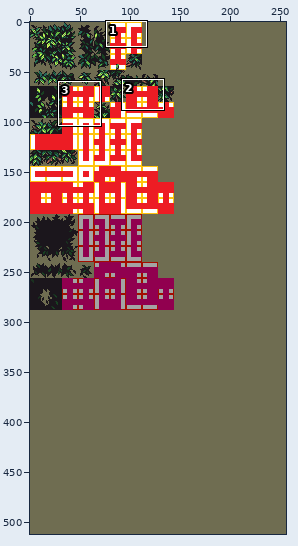
Sprite sheet: images/tiles/forest-leaves.png. Above, an overview of the earlier version with the close-up marked.
Close-up. Before the edit:
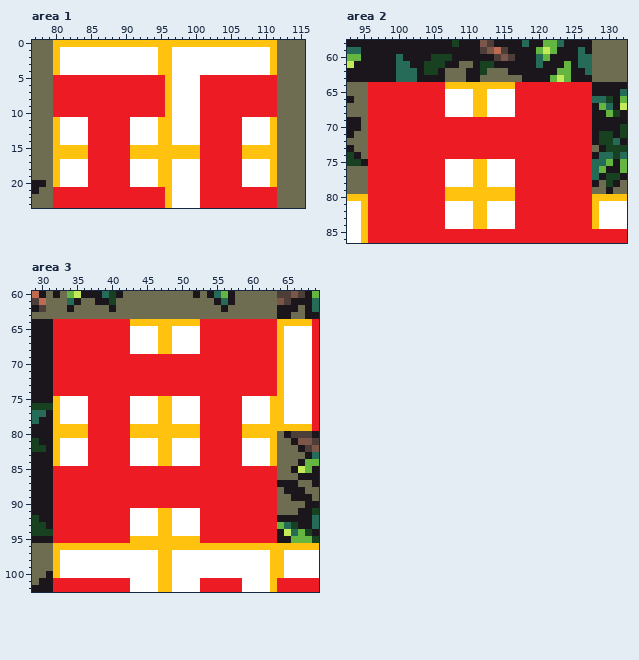
The file is 256x512 pixels. Shown: area 1: x 77..115, y 0..23; area 2: x 93..132, y 58..86; area 3: x 29..69, y 60..102.
And afterwards:
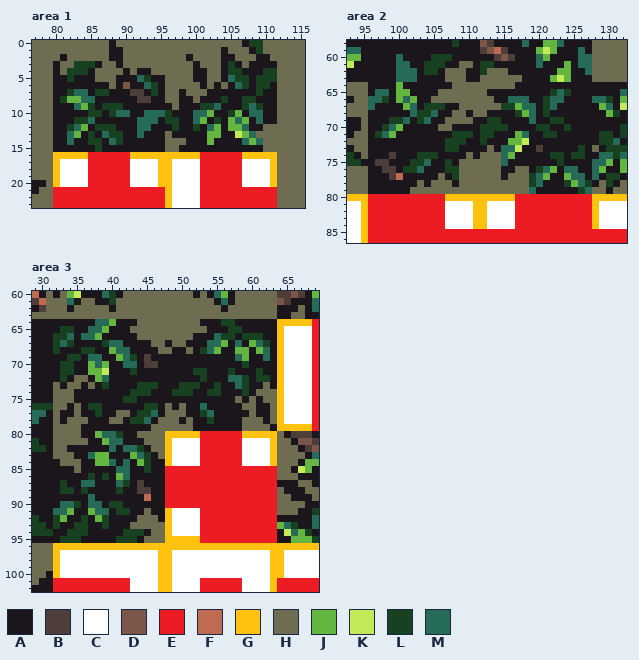
Palette (. is transparent): A #1b161c  B #4d3e3a  C #ffffff  D #7d564a  E #ed1c24  F #bf6b52  G #ffc20e  H #6f6d51  J #65b641  K #c3ea59  L #184122  M #256b58
Author's note on the commit: Further updates to the forest canopy tiles.
Edits made:
Area 1:
y 0: x 80..111 GGGGGGGGGGGGGGGGGGGGGGGGGGGGGGGG -> HHHHHHHHAHHHHHHHHHHHHHHHHHHALLHH
y 1: x 80..111 GCCCCCCCCCCCCCCGGCCCCCCCCCCCCCCG -> HHHHHHHHAAHHHHHHHHHHHHHHAHHHALHH
y 2: x 80..111 GCCCCCCCCCCCCCCGGCCCCCCCCCCCCCCG -> HAHHHHHHAAHHHHHHHHHAHHHHAAHHHAAH
y 3: x 80..111 GCCCCCCCCCCCCCCGGCCCCCCCCCCCCCCG -> AHHLLLAHHAHHHHHHHHHHAHHHALAHAAAA
y 4: x 80..111 GCCCCCCCCCCCCCCGGCCCCCCCCCCCCCCG -> AHLLLAHHHHAHAAHHHHHHAAHHALLAAALL
y 5: x 80..111 EEEEEEEEEEEEEEEEGCCCCEEEEEEEEEEE -> AALAAAHHHAAAMLAAHHHHAAHHAMLLALLL
y 6: x 80..111 EEEEEEEEEEEEEEEEGCCCCEEEEEEEEEEE -> AAAAAAAAHADAAMLAHHHHHAHAHAMLALLA
y 7: x 80..111 EEEEEEEEEEEEEEEEGCCCCEEEEEEEEEEE -> AALMMALLAAABBALAHHAHHHAAAAAAALAA
y 8: x 80..111 EEEEEEEEEEEEEEEEGCCCCEEEEEEEEEEE -> ALJJMMAAAAAABBAAHHAAHAAALAALLAAA
y 9: x 80..111 EEEEEEEEEEEEEEEEGCCCCEEEEEEEEEEE -> AAAMJLALLLAAAAAAAHAAALLMAAALMLAA
y 10: x 80..111 EEEEEEEEEEEEEEEEGCCCCEEEEEEEEEEE -> AAAAALLALMMAAMMMLAAAMMJAALJAMMAA
y 11: x 80..111 GCCCCEEEEEECCCCGGCCCCEEEEEECCCCG -> AAALLMAAAAAAMMMALLAAMJALAJMJAMAA
y 12: x 80..111 GCCCCEEEEEECCCCGGCCCCEEEEEECCCCG -> AALMJALLLAAAMMAAALAALAMJAJJMAAHH
y 13: x 80..111 GCCCCEEEEEECCCCGGCCCCEEEEEECCCCG -> AAMJALAMLLAAMAAAHAAAAAJJAAKJMHHH
y 14: x 80..111 GCCCCEEEEEECCCCGGCCCCEEEEEECCCCG -> AAMAALLAMLAAAAAAHHHAAAJAAAAMJMHH
y 15: x 80..111 GGGGGEEEEEEGGGGGGGGGGEEEEEEGGGGG -> AAAAAALAAAAAAAAAHHAAAAAAAAAAAAHH
Area 2:
y 64: x 96..127 EEEEEEEEEEEGGGGGGGGGGEEEEEEEEEEE -> AAAAJAAAAAAAHHHHHHHHHAAAAAAAAAAA
y 65: x 96..127 EEEEEEEEEEECCCCGGCCCCEEEEEEEEEEE -> AMMAJJAAAAHHHHHHHAAAAAAAAALMLAAA
y 66: x 96..127 EEEEEEEEEEECCCCGGCCCCEEEEEEEEEEE -> MMLAJMJAAHHHHHHHHHAAMMMAALMMAAAA
y 67: x 96..127 EEEEEEEEEEECCCCGGCCCCEEEEEEEEEEE -> MAAAAJMALLLAAHHHHHHLLJMMALMAAAAA
y 68: x 96..127 EEEEEEEEEEECCCCGGCCCCEEEEEEEEEEE -> AAAAAAMLLMAAHHAHHAAAALJMALAAAAAA
y 69: x 96..127 EEEEEEEEEEEEEEEEEEEEEEEEEEEEEEEE -> AAALLMALMAAHHHHAALLAAAAMAALLAAAA
y 70: x 96..127 EEEEEEEEEEEEEEEEEEEEEEEEEEEEEEEE -> AALMJAAAAAHHAAAALLLLAAAALLAALAAA
y 71: x 96..127 EEEEEEEEEEEEEEEEEEEEEEEEEEEEEEEE -> ALMJAAAAAAAALLLALLAAAJMAALLAAAAA
y 72: x 96..127 EEEEEEEEEEEEEEEEEEEEEEEEEEEEEEEE -> AAAAAAAAAAALLLAALAAAJJKAAAAAAAAA
y 73: x 96..127 EEEEEEEEEEEEEEEEEEEEEEEEEEEEEEEE -> AAAAAAAAAAALLAAAAHAMMKAABAAAAALA
y 74: x 96..127 EEEEEEEEEEEEEEEEEEEEEEEEEEEEEEEE -> AAABAAALLLAAAAHAHHHMJAAAAALLALLA
y 75: x 96..127 EEEEEEEEEEECCCCGGCCCCEEEEEEEEEEE -> ABBAAALLMAALAHHHHHHMAAAAAAALAAAA
y 76: x 96..127 EEEEEEEEEEECCCCGGCCCCEEEEEEEEEEE -> AABBALLMAAALLHHHHHHAAHHALMJAMMAA
y 77: x 96..127 EEEEEEEEEEECCCCGGCCCCEEEEEEEEEEE -> AAABFAAAAAHALHHHHHHAHHHLMJAAJMMA
y 78: x 96..127 EEEEEEEEEEECCCCGGCCCCEEEEEEEEEEE -> AAAAAAAHAHHHAHHHHHHHHHHLMAAALJML
y 79: x 96..127 EEEEEEEEEEEGGGGGGGGGGEEEEEEEEEEE -> AAAAAAHHHHHHHHHHHHHHHHHMAAAAAALM
Area 3:
y 64: x 32..63 EEEEEEEEEEEGGGGGGGGGGEEEEEEEEEEE -> AAAAAAMMJAAAHHHHHHHHHAAALLAAAAAA
y 65: x 32..63 EEEEEEEEEEECCCCGGCCCCEEEEEEEEEEE -> ALLAAMMJAAAHHHHHHHHHHHAAALLAAAAA
y 66: x 32..63 EEEEEEEEEEECCCCGGCCCCEEEEEEEEEEE -> LLMAMMJAAAAAHHHHHHHHAAAMLLALLLAA
y 67: x 32..63 EEEEEEEEEEECCCCGGCCCCEEEEEEEEEEE -> LMLAAAALMMAAAAHHAHHAAAMMJAMAJMLA
y 68: x 32..63 EEEEEEEEEEECCCCGGCCCCEEEEEEEEEEE -> LAAALLAAJMMAAAAHHAAHALMJAAJJAJMA
y 69: x 32..63 EEEEEEEEEEEEEEEEEEEEEEEEEEEEEEEE -> AALLAMMAAJMLABAAAAAAAAAAAAMJAAMA
y 70: x 32..63 EEEEEEEEEEEEEEEEEEEEEEEEEEEEEEEE -> ALLAAJMJAAMMABBAAAAAAAAAAAALAAAA
y 71: x 32..63 EEEEEEEEEEEEEEEEEEEEEEEEEEEEEEEE -> ALLAAJJKAAALAAAAAAAALLAAALAAALAA
y 72: x 32..63 EEEEEEEEEEEEEEEEEEEEEEEEEEEEEEEE -> ALAHHAJMAAAAAAAAAAAAALAAAMMLALLA
y 73: x 32..63 EEEEEEEEEEEEEEEEEEEEEEEEEEEEEEEE -> HAHHAHALAAAALLLAAALLLAALAAMLAAHA
y 74: x 32..63 EEEEEEEEEEEEEEEEEEEEEEEEEEEEEEEE -> HHHAAAAAAAALLLAAALLLAALLAAALAHHH
y 75: x 32..63 GCCCCEEEEEECCCCGGCCCCEEEEEECCCCG -> HHHAAAAAAALLAAAAAAAAAAAAAAHAHAHH
y 76: x 32..63 GCCCCEEEEEECCCCGGCCCCEEEEEECCCCG -> HHAHALLAAAAAALLAHAHAAMAAAAAHHAAH
y 77: x 32..63 GCCCCEEEEEECCCCGGCCCCEEEEEECCCCG -> HAAHAALAAHHALLMAHHHAALMAAAAAHAAH
y 78: x 32..63 GCCCCEEEEEECCCCGGCCCCEEEEEECCCCG -> HAHHHAAAHHALLMAHHHAHAALAAAAHHHAH
y 79: x 32..63 GGGGGEEEEEEGGGGGGGGGGEEEEEEGGGGG -> HHHHAAAAAAAAAAHHHHHHAAAAAAAHHHHA
y 80: x 32..47 GGGGGEEEEEEGGGGG -> HHHHAAJMMLAAHHHH
y 81: x 32..47 GCCCCEEEEEECCCCG -> HHHHHAAJMMAAAHHH
y 82: x 32..47 GCCCCEEEEEECCCCG -> HHAAAAAAMAMMLAHH
y 83: x 32..47 GCCCCEEEEEECCCCG -> HHHAAMJJAAAJMLAH
y 84: x 32..47 GCCCCEEEEEECCCCG -> AHHHAAJJMAMAJLAA
y 85: x 32..47 EEEEEEEEEEEEEEEE -> AAAHAAAAAMMAALAA
y 86: x 32..47 EEEEEEEEEEEEEEEE -> AAAAALALAJMAAAAA
y 87: x 32..47 EEEEEEEEEEEEEEEE -> ALAAMMAAAMLABAAA
y 88: x 32..47 EEEEEEEEEEEEEEEE -> ALLALAAAALAABBAA
y 89: x 32..47 EEEEEEEEEEEEEEEE -> AAAAAMAAAAAAAFAA
y 90: x 32..47 EEEEEEEEEEEEEEEE -> AMMLAMMALLAAAAAA
y 91: x 32..47 EEEEEEEEEEECCCCG -> MMJAAJMMALLAAHAA
y 92: x 32..47 EEEEEEEEEEECCCCG -> LJAALAJLAAAAHHHA
y 93: x 32..47 EEEEEEEEEEECCCCG -> LAALLAALAAAHHHHH
y 94: x 32..47 EEEEEEEEEEECCCCG -> AALLLAAAAALLLAHH
y 95: x 32..47 EEEEEEEEEEEGGGGG -> ALLLAAAAALLLAHHH
Where, in picture pixels (left, top, right, bottom), the same in both close-ups:
changed: (53, 40, 277, 152)
changed: (368, 82, 592, 194)
changed: (53, 319, 277, 543)
